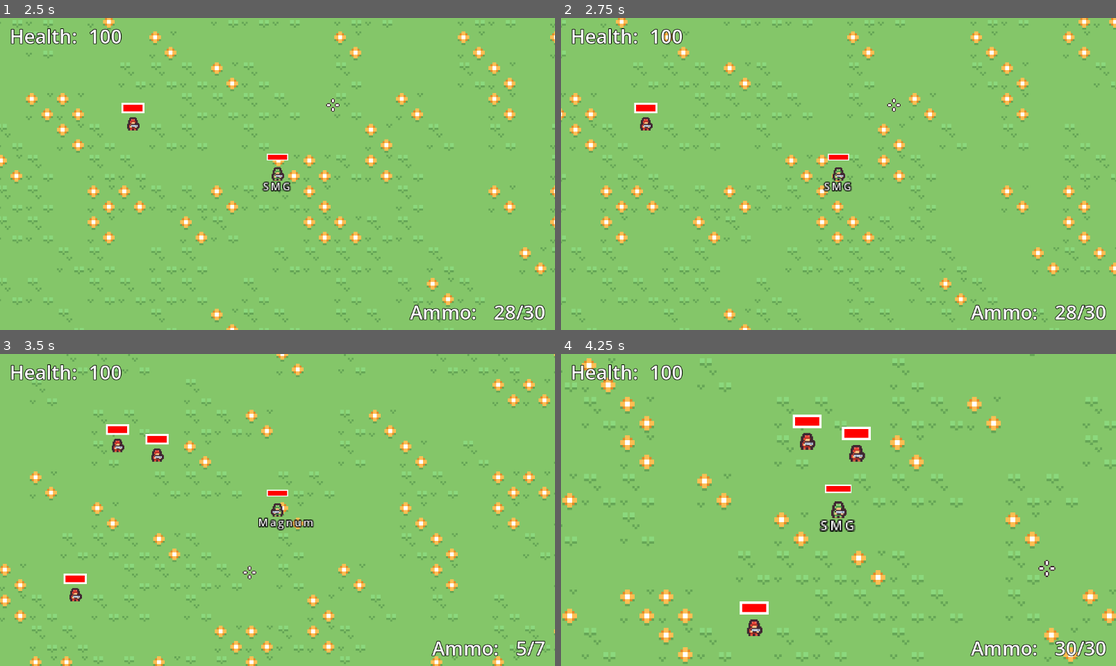
Above: before the commit, frames 1-4 (two rows, left to right).
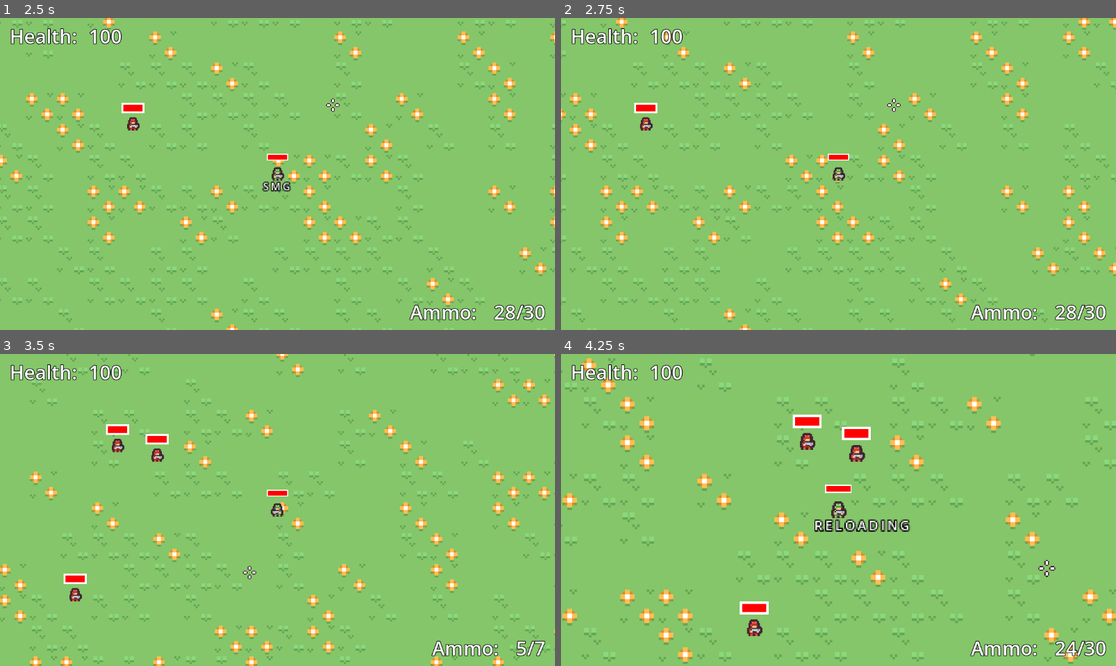
Above: after the commit, the same moments.

Repository: UselessFodder/Liberation-2D
Game: Godot game, scene res://main.tscn
Same seed, same stepped clock (60 frames per second), same inputs: the game is played once before the commit and once after it.
Inputs (mouse positions are in pixels of both pictures, inside the frame that each line leads up to):
- Up to frame 1 (2.5 s): tap Enter at 0.5 s; move the mouse to (399, 158) at 0.52 s; hold Right (move_east) 0.53-1.28 s; hold 1 (primary_weapon) 0.53-1.28 s; click (399, 158) at 0.67 s; tap 2 (secondary_weapon) at 0.8, 1.35, 2.3 s; move the mouse to (166, 189) at 1.27 s; hold Down (move_south) 1.28-2.03 s; click (166, 189) at 1.42 s; tap 1 (primary_weapon) at 1.55 s; move the mouse to (333, 105) at 2.02 s; hold Right (move_east) from 2.03 s (still down); hold 1 (primary_weapon) from 2.03 s (still down); click (333, 105) at 2.17 s
- Up to frame 2 (2.75 s): keep holding Right (move_east); keep holding 1 (primary_weapon)
- Up to frame 3 (3.5 s): move the mouse to (249, 572) at 2.77 s; release Right (move_east) at 2.78 s; release 1 (primary_weapon) at 2.78 s; hold Up (move_north) from 2.78 s (still down); tap 2 (secondary_weapon) at 2.85 s; click (249, 572) at 2.92 s; tap 1 (primary_weapon) at 3.05 s
- Up to frame 4 (4.25 s): move the mouse to (1005, 556) at 3.52 s; release Up (move_north) at 3.53 s; hold Left (move_west) from 3.53 s (still down); hold 2 (secondary_weapon) from 3.53 s (still down); tap Mouse wheel up (zoom_in) at 3.6 s; click (1005, 556) at 3.67 s; tap R (reload) at 4.15 s

Frame 1 is identical in both runs. In frame 2, 0.1% of the frame differs, in the area x 47-53%, y 52-56%; in frame 3, 0.3%; in frame 4, 0.7%, in the area x 45-94%, y 53-97%.

Commit message:
Reload Timer
Reloads now take a time tracked as an exported VAR on the weapon.

Also, label displays can now be temporary with the player node function display_label_temporary(TEXT,TIMER)

Diff:
--- a/main.gd
+++ b/main.gd
@@ -1,4 +1,6 @@
 extends Node2D
+
+#var timers = []
 
 func _input(event):
 	if event.is_action_pressed("ui_cancel"):
@@ -11,3 +13,10 @@
 # Called every frame. 'delta' is the elapsed time since the previous frame.
 func _process(delta):
 	$mainUI.update_ammo_count($player.current_weapon.current_ammo_count,$player.current_weapon.ammo_count)
+#
+#	for i in timers.size():
+#		var current_timer = timers[i]
+#		if current_timer > 0:
+#			current_timer -= 1
+#		else:
+#			timers.remove_at(i)
--- a/player.gd
+++ b/player.gd
@@ -93,10 +93,16 @@
 	shot_cycle = current_weapon.shot_cycle
 
 	#display new weapon
-	display_text(current_weapon.display_name)
+	display_text_temporary(current_weapon.display_name, 2)
 
 func display_text(new_text):
 	$overheadlabel.text = new_text
+
+func display_text_temporary(new_text,timer):
+	$overheadlabel.text = new_text
+	await get_tree().create_timer(2).timeout
+	$overheadlabel.text = ""
+
 func change_heath(change_amount):
 	health = health + change_amount
 	queue_redraw()
@@ -164,3 +170,6 @@
 
 	#handle cursor position
 	#cursor_to_mouse()
+
+func get_label():
+	return $overheadlabel
--- a/weapons/weapon.gd
+++ b/weapons/weapon.gd
@@ -7,14 +7,19 @@
 @export var ammo_count = 30
 @export var automatic = false
 @export var shot_cycle = 5
+@export var reload_time = 1
+
+enum states {IDLE,SHOOT,RELOAD}
+var weapon_state = states.IDLE
 
 var shot = load("shot.gd")
 var shot_timer = 0
 var is_firing = false
 var current_ammo_count = ammo_count
+var reload_wait = 0
 
 func shoot(shot_start, shot_pos):
-	if current_ammo_count > 0:
+	if current_ammo_count > 0 and weapon_state == states.IDLE:
 		var shot_scene = preload("res://shot.tscn")
 	#	var new_shot = shot.new()
 		var new_shot = shot_scene.instantiate()
@@ -30,7 +35,22 @@
 		current_ammo_count-=1
 
 func reload():
-	current_ammo_count = ammo_count
+#	if weapon_state == states.IDLE:
+#		weapon_state = states.RELOAD
+#		reload_wait = reload_time
+#	elif weapon_state == states.RELOAD and reload_wait == 0:
+#		current_ammo_count = ammo_count
+#		weapon_state = states.IDLE
+#	elif reload_wait > 0:
+#		reload_wait -=1
+
+	if weapon_state == states.IDLE:
+		weapon_state = states.RELOAD
+		get_parent().get_parent().display_text("RELOADING")
+		await get_tree().create_timer(reload_time).timeout
+		current_ammo_count = ammo_count
+		weapon_state = states.IDLE
+		get_parent().get_parent().display_text_temporary("COMPLETE",2)
 
 # Called when the node enters the scene tree for the first time.
 func _ready():
